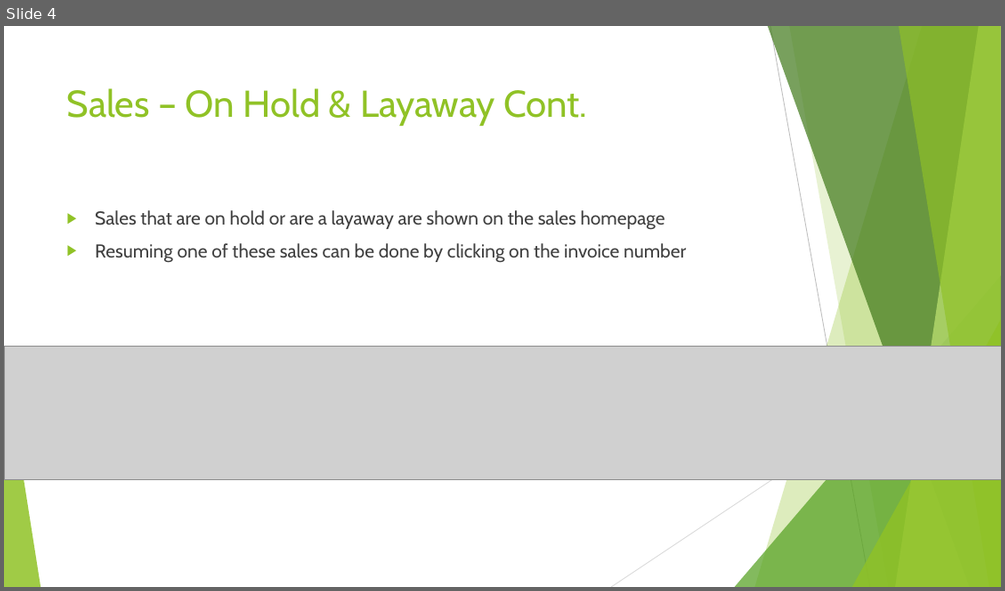
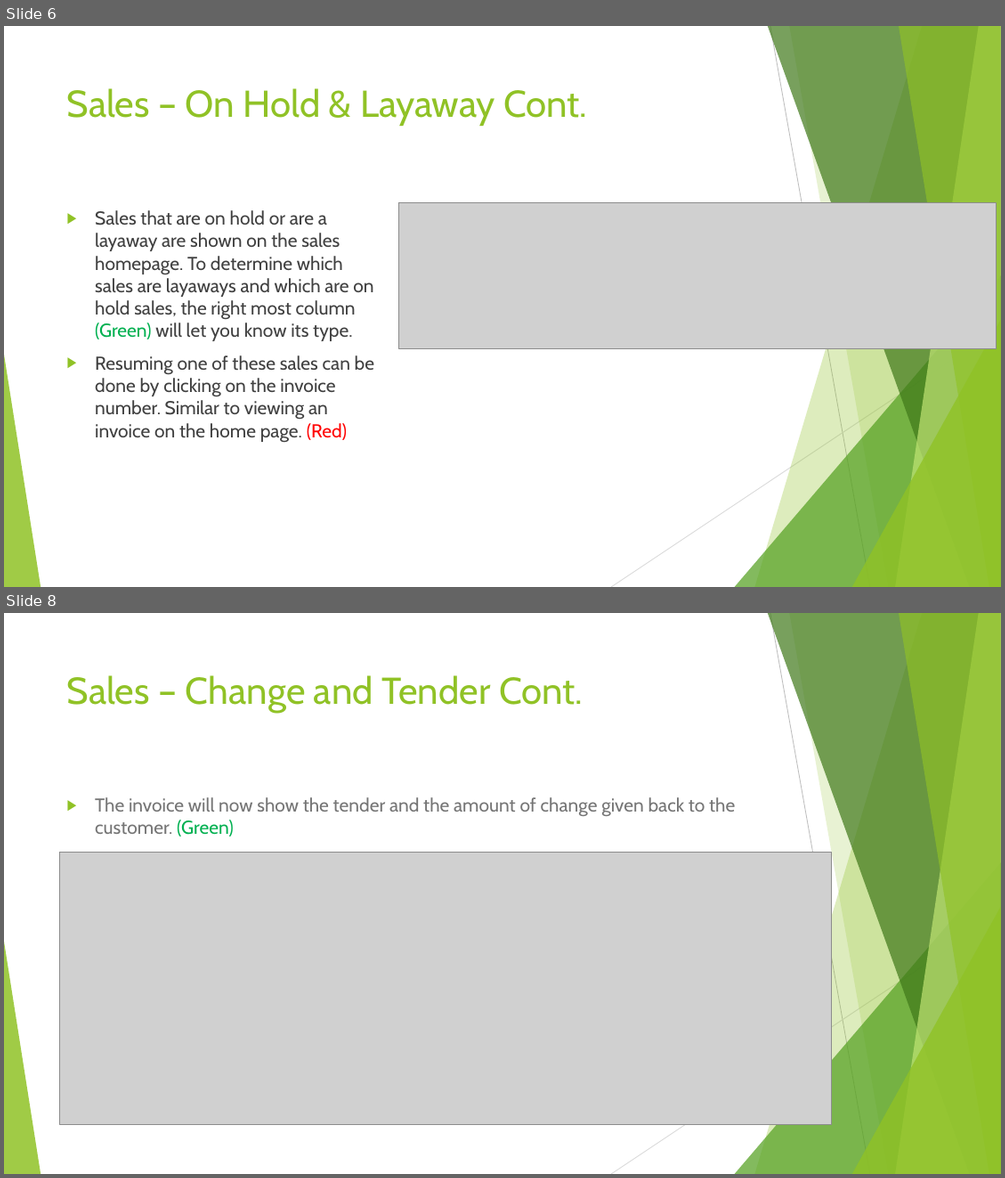
Before and after one commit to SweetSpotProShop/SweetSpot-Documentation, a slide deck: Release Powerpoints/V3.1.0.pptx. Shown one above the other, each under a label of ours: slide 4 before the commit, slides 6 and 8 after it; the slides between them are not shown. The pictures are 1005x591 and 1005x1178 pixels, drawn with LibreOffice and Linux fonts; fonts in the diff are those of the drawing; grey boxes stand for pictures. Boxes give left, top, right and bottom in pixels: in the first picture for what was removed or moved away, otherwise in the second. Text is boxed around its words. In the diff, an @@ line names an element or a change of style, - is before the commit and + after.

Commit message:
V3.1.0 - PowerPoint updated
-Updated the powerpoint for V3.1.0
-Temp Screenshots added

```diff
--- a/Release Powerpoints/V3.1.0.pptx
+++ b/Release Powerpoints/V3.1.0.pptx
@@ slide 8 added at (x1=4, y1=613, x2=1001, y2=1174), background #FFFFFF; not listed: 10 template elements that a slide beside it also shows @@
@@ title added at (x1=67, y1=675, x2=582, y2=713), 36 pt, text #90C226 @@
+Sales – Change and Tender Cont.
@@ text added at (x1=95, y1=797, x2=735, y2=836), 18 pt, text #767676 @@
+▶ The invoice will now show the tender and the amount of change given back to the customer. (Green)
@@ picture added at (x1=59, y1=852, x2=831, y2=1124) @@
@@ what was slide 4 is now slide 6 @@
@@ slide 6 changed as well @@
@@ text at (x1=95, y1=210, x2=374, y2=442): text changed @@
-▶ Sales that are on hold or are a layaway are shown on the sales homepage
-▶ Resuming one of these sales can be done by clicking on the invoice number
+▶ Sales that are on hold or are a layaway are shown on the sales homepage. To determine which sales are layaways and which are on hold sales, the right most column (Green) will let you know its type.
+▶ Resuming one of these sales can be done by clicking on the invoice number. Similar to viewing an invoice on the home page. (Red)
@@ picture added at (x1=399, y1=202, x2=995, y2=349) @@
@@ picture removed at (x1=4, y1=346, x2=1001, y2=480) @@
```
Also in this commit, not shown: 6 other slides changed, 4 other slides added, 4 slides removed, 9 other files.
